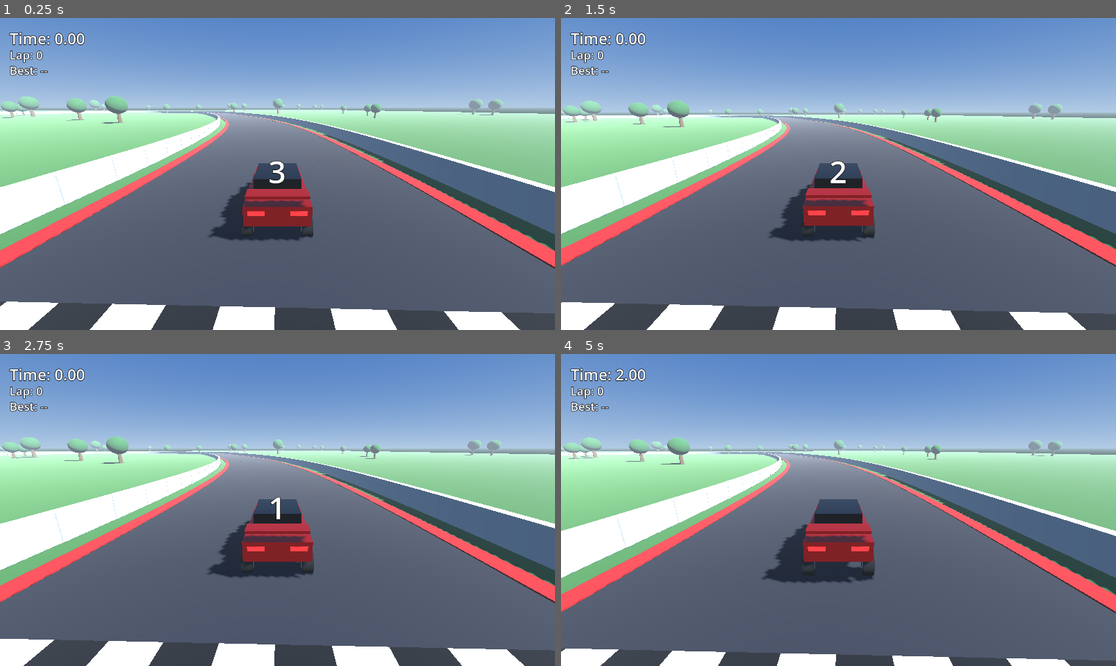
Above: before the commit, frames 1-4 (two rows, left to right).
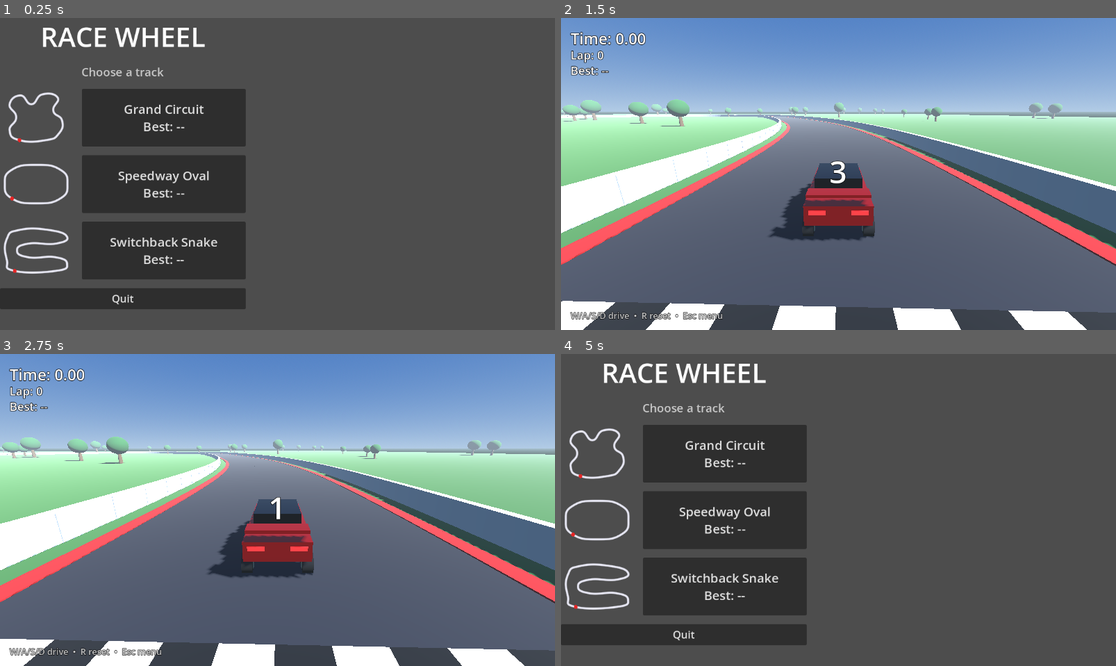
Above: after the commit, the same moments.

Repository: avtandili-babilodze/race_wheel
Game: Godot game, scene res://scenes/menu.tscn
Same seed, same stepped clock (60 frames per second), same inputs: the game is played once before the commit and once after it. Before the commit the project starts from res://scenes/main.tscn.
Inputs (mouse positions are in pixels of both pictures, inside the frame that each line leads up to):
- Up to frame 1 (0.25 s): no input
- Up to frame 2 (1.5 s): click (727, 117) at 0.5 s, where only the run after the commit has a clickable "Grand Circuit Best: --"; tap Enter at 1.25 s; hold D from 1.28 s (still down); hold R from 1.28 s (still down)
- Up to frame 3 (2.75 s): release D at 2.03 s; release R at 2.03 s; hold S from 2.03 s (still down); tap R at 2.1 s
- Up to frame 4 (5 s): release S at 2.78 s; hold D 2.78-3.53 s; hold R 2.78-3.53 s; hold W 3.53-4.28 s; tap R at 3.6 s; hold A from 4.28 s (still down); hold R from 4.28 s (still down); tap Escape at 4.9 s

The runs differ from the first frame. In frame 1, 96% of the frame differs, in the area x 0-100%, y 0-100%; in frame 2, 3.3%; in frame 3, 0.6%; in frame 4, 97%.

Commit message:
added feature to chose a map

Diff:
--- a/project.godot
+++ b/project.godot
@@ -13,7 +13,7 @@
 config/name="race_wheel"
 config/features=PackedStringArray("4.3", "GL Compatibility")
 config/icon="res://icon.svg"
-run/main_scene="res://scenes/main.tscn"
+run/main_scene="res://scenes/menu.tscn"
 
 [autoload]
 
--- /dev/null
+++ b/scenes/menu.tscn
@@ -0,0 +1,6 @@
+[gd_scene load_steps=2 format=3]
+
+[ext_resource type="Script" path="res://scripts/menu.gd" id="1"]
+
+[node name="Menu" type="Control"]
+script = ExtResource("1")
--- a/scripts/hud.gd
+++ b/scripts/hud.gd
@@ -27,6 +27,13 @@
 	message_label.horizontal_alignment = HORIZONTAL_ALIGNMENT_CENTER
 	message_label.visible = false
 	root.add_child(message_label)
+
+	var hint := _make_label(Vector2.ZERO, 18)
+	hint.text = "W/A/S/D drive  •  R reset  •  Esc menu"
+	hint.modulate = Color(1, 1, 1, 0.75)
+	hint.set_anchors_and_offsets_preset(
+		Control.PRESET_BOTTOM_LEFT, Control.PRESET_MODE_MINSIZE, 20)
+	root.add_child(hint)
 
 	RaceManager.lap_completed.connect(_on_lap_completed)
 
--- a/scripts/main.gd
+++ b/scripts/main.gd
@@ -1,20 +1,6 @@
 extends Node3D
 
 const TRACK_WIDTH := 14.0
-
-# Centerline control points (x, z) of the closed circuit; smoothed into a
-# Curve3D. Start/finish is at the first point, driving toward the second.
-const TRACK_POINTS: Array[Vector2] = [
-	Vector2(-80, 100), Vector2(40, 100),    # main straight
-	Vector2(100, 70), Vector2(115, 10),     # turn 1, sweeping right
-	Vector2(75, -35), Vector2(95, -95),     # esses
-	Vector2(25, -110),                      # bottom sweeper
-	Vector2(-25, -65),                      # chicane
-	Vector2(-75, -105),                     # dip
-	Vector2(-125, -65),                     # far hairpin
-	Vector2(-95, -5),                       # inward kink
-	Vector2(-125, 55),                      # final left sweeper
-]
 
 var car: Car
 var hud: Hud
@@ -31,14 +17,21 @@
 	_spawn_hud()
 	_start_countdown()
 
+func _unhandled_input(event: InputEvent) -> void:
+	if event is InputEventKey and event.pressed \
+			and event.physical_keycode == KEY_ESCAPE:
+		RaceManager.stop_race()
+		get_tree().change_scene_to_file("res://scenes/menu.tscn")
+
 func _build_curve() -> void:
 	# Catmull-Rom style tangents from neighbours; the first point is repeated
 	# at the end so the loop closes seamlessly.
-	var n := TRACK_POINTS.size()
+	var points: Array = TrackData.TRACKS[RaceManager.selected_track].points
+	var n := points.size()
 	for i in n + 1:
-		var p := TRACK_POINTS[i % n]
-		var prev := TRACK_POINTS[(i - 1 + n) % n]
-		var next := TRACK_POINTS[(i + 1) % n]
+		var p: Vector2 = points[i % n]
+		var prev: Vector2 = points[(i - 1 + n) % n]
+		var next: Vector2 = points[(i + 1) % n]
 		var tangent := (next - prev) * 0.25
 		var t3 := Vector3(tangent.x, 0, tangent.y)
 		_curve.add_point(Vector3(p.x, 0, p.y), -t3, t3)
@@ -270,8 +263,11 @@
 	for n in [3, 2, 1]:
 		hud.show_message(str(n))
 		await get_tree().create_timer(1.0).timeout
+		if not is_instance_valid(hud):
+			return  # scene was exited mid-countdown
 	hud.show_message("GO!")
 	car.set_physics_process(true)
 	RaceManager.start_race()
 	await get_tree().create_timer(1.0).timeout
-	hud.hide_message()
+	if is_instance_valid(hud):
+		hud.hide_message()
--- /dev/null
+++ b/scripts/menu.gd
@@ -0,0 +1,97 @@
+extends Control
+
+# Draws the smoothed outline of a track, scaled to fit its box.
+class TrackPreview:
+	extends Control
+	var points: Array = []
+
+	func _init(track_points: Array) -> void:
+		points = track_points
+		custom_minimum_size = Vector2(150, 120)
+
+	func _draw() -> void:
+		var curve := Curve2D.new()
+		var n := points.size()
+		for i in n + 1:
+			var p: Vector2 = points[i % n]
+			var prev: Vector2 = points[(i - 1 + n) % n]
+			var next: Vector2 = points[(i + 1) % n]
+			var tangent := (next - prev) * 0.25
+			curve.add_point(p, -tangent, tangent)
+		curve.bake_interval = 4.0
+		var baked := curve.get_baked_points()
+
+		var bounds := Rect2(baked[0], Vector2.ZERO)
+		for p in baked:
+			bounds = bounds.expand(p)
+		var margin := 10.0
+		var scale_factor: float = minf(
+			(size.x - margin * 2) / bounds.size.x,
+			(size.y - margin * 2) / bounds.size.y)
+		var offset := size / 2.0 - bounds.get_center() * scale_factor
+
+		var screen_pts := PackedVector2Array()
+		for p in baked:
+			screen_pts.append(p * scale_factor + offset)
+		screen_pts.append(screen_pts[0])
+		draw_polyline(screen_pts, Color(0.9, 0.9, 0.95), 3.0, true)
+		# Start/finish marker.
+		draw_circle(screen_pts[0], 4.0, Color(0.9, 0.15, 0.15))
+
+func _ready() -> void:
+	set_anchors_preset(Control.PRESET_FULL_RECT)
+
+	var bg := ColorRect.new()
+	bg.color = Color(0.08, 0.1, 0.14)
+	bg.set_anchors_preset(Control.PRESET_FULL_RECT)
+	add_child(bg)
+
+	var center := CenterContainer.new()
+	center.set_anchors_preset(Control.PRESET_FULL_RECT)
+	add_child(center)
+
+	var vbox := VBoxContainer.new()
+	vbox.add_theme_constant_override("separation", 18)
+	center.add_child(vbox)
+
+	var title := Label.new()
+	title.text = "RACE WHEEL"
+	title.add_theme_font_size_override("font_size", 56)
+	title.horizontal_alignment = HORIZONTAL_ALIGNMENT_CENTER
+	vbox.add_child(title)
+
+	var subtitle := Label.new()
+	subtitle.text = "Choose a track"
+	subtitle.add_theme_font_size_override("font_size", 24)
+	subtitle.horizontal_alignment = HORIZONTAL_ALIGNMENT_CENTER
+	subtitle.modulate = Color(1, 1, 1, 0.7)
+	vbox.add_child(subtitle)
+
+	for i in TrackData.TRACKS.size():
+		var track: Dictionary = TrackData.TRACKS[i]
+		var row := HBoxContainer.new()
+		row.add_theme_constant_override("separation", 20)
+		vbox.add_child(row)
+
+		row.add_child(TrackPreview.new(track.points))
+
+		var button := Button.new()
+		var best: float = RaceManager.best_time_for(i)
+		var best_text := "--" if best == INF else "%.2f s" % best
+		button.text = "%s\nBest: %s" % [track.name, best_text]
+		button.add_theme_font_size_override("font_size", 26)
+		button.custom_minimum_size = Vector2(340, 100)
+		button.size_flags_vertical = Control.SIZE_EXPAND_FILL
+		button.pressed.connect(_start_track.bind(i))
+		row.add_child(button)
+
+	var quit := Button.new()
+	quit.text = "Quit"
+	quit.add_theme_font_size_override("font_size", 22)
+	quit.custom_minimum_size = Vector2(0, 44)
+	quit.pressed.connect(func() -> void: get_tree().quit())
+	vbox.add_child(quit)
+
+func _start_track(index: int) -> void:
+	RaceManager.select_track(index)
+	get_tree().change_scene_to_file("res://scenes/main.tscn")
--- a/scripts/race_manager.gd
+++ b/scripts/race_manager.gd
@@ -4,8 +4,8 @@
 signal lap_completed(time: float, is_best: bool)
 
 const NUM_CHECKPOINTS := 6
-const SAVE_PATH := "user://best_lap.save"
 
+var selected_track := 0
 var running := false
 var current_lap_time := 0.0
 var lap_count := 0
@@ -19,12 +19,19 @@
 	if running:
 		current_lap_time += delta
 
+func select_track(index: int) -> void:
+	selected_track = index
+	_load_best_time()
+
 func start_race() -> void:
 	running = true
 	current_lap_time = 0.0
 	lap_count = 0
 	next_checkpoint = 1
 	race_started.emit()
+
+func stop_race() -> void:
+	running = false
 
 func checkpoint_crossed(index: int) -> void:
 	if not running or index != next_checkpoint:
@@ -39,13 +46,18 @@
 		current_lap_time = 0.0
 	next_checkpoint = (index + 1) % NUM_CHECKPOINTS
 
+static func best_time_for(track: int) -> float:
+	var path := "user://best_lap_%d.save" % track
+	if FileAccess.file_exists(path):
+		var f := FileAccess.open(path, FileAccess.READ)
+		if f:
+			return f.get_float()
+	return INF
+
 func _save_best_time() -> void:
-	var f := FileAccess.open(SAVE_PATH, FileAccess.WRITE)
+	var f := FileAccess.open("user://best_lap_%d.save" % selected_track, FileAccess.WRITE)
 	if f:
 		f.store_float(best_lap_time)
 
 func _load_best_time() -> void:
-	if FileAccess.file_exists(SAVE_PATH):
-		var f := FileAccess.open(SAVE_PATH, FileAccess.READ)
-		if f:
-			best_lap_time = f.get_float()
+	best_lap_time = best_time_for(selected_track)
--- /dev/null
+++ b/scripts/track_data.gd
@@ -0,0 +1,43 @@
+class_name TrackData
+
+# Each track is a closed circuit defined by centerline control points (x, z),
+# smoothed into a curve at build time. Start/finish is at the first point,
+# driving toward the second.
+const TRACKS := [
+	{
+		"name": "Grand Circuit",
+		"points": [
+			Vector2(-80, 100), Vector2(40, 100),    # main straight
+			Vector2(100, 70), Vector2(115, 10),     # turn 1, sweeping right
+			Vector2(75, -35), Vector2(95, -95),     # esses
+			Vector2(25, -110),                      # bottom sweeper
+			Vector2(-25, -65),                      # chicane
+			Vector2(-75, -105),                     # dip
+			Vector2(-125, -65),                     # far hairpin
+			Vector2(-95, -5),                       # inward kink
+			Vector2(-125, 55),                      # final left sweeper
+		],
+	},
+	{
+		"name": "Speedway Oval",
+		"points": [
+			Vector2(-100, 60), Vector2(0, 80), Vector2(100, 60),
+			Vector2(130, 0),
+			Vector2(100, -60), Vector2(0, -80), Vector2(-100, -60),
+			Vector2(-130, 0),
+		],
+	},
+	{
+		"name": "Switchback Snake",
+		"points": [
+			Vector2(-120, 80), Vector2(60, 80),     # top straight
+			Vector2(110, 50), Vector2(60, 20),      # hairpin right
+			Vector2(-60, 20),                       # middle straight back
+			Vector2(-110, -10), Vector2(-60, -40),  # hairpin left
+			Vector2(60, -40),                       # middle straight out
+			Vector2(110, -70), Vector2(30, -100),   # hairpin right low
+			Vector2(-100, -100),                    # bottom straight
+			Vector2(-155, -60), Vector2(-155, 30),  # left side climb
+		],
+	},
+]
Not shown, changed: README.md
